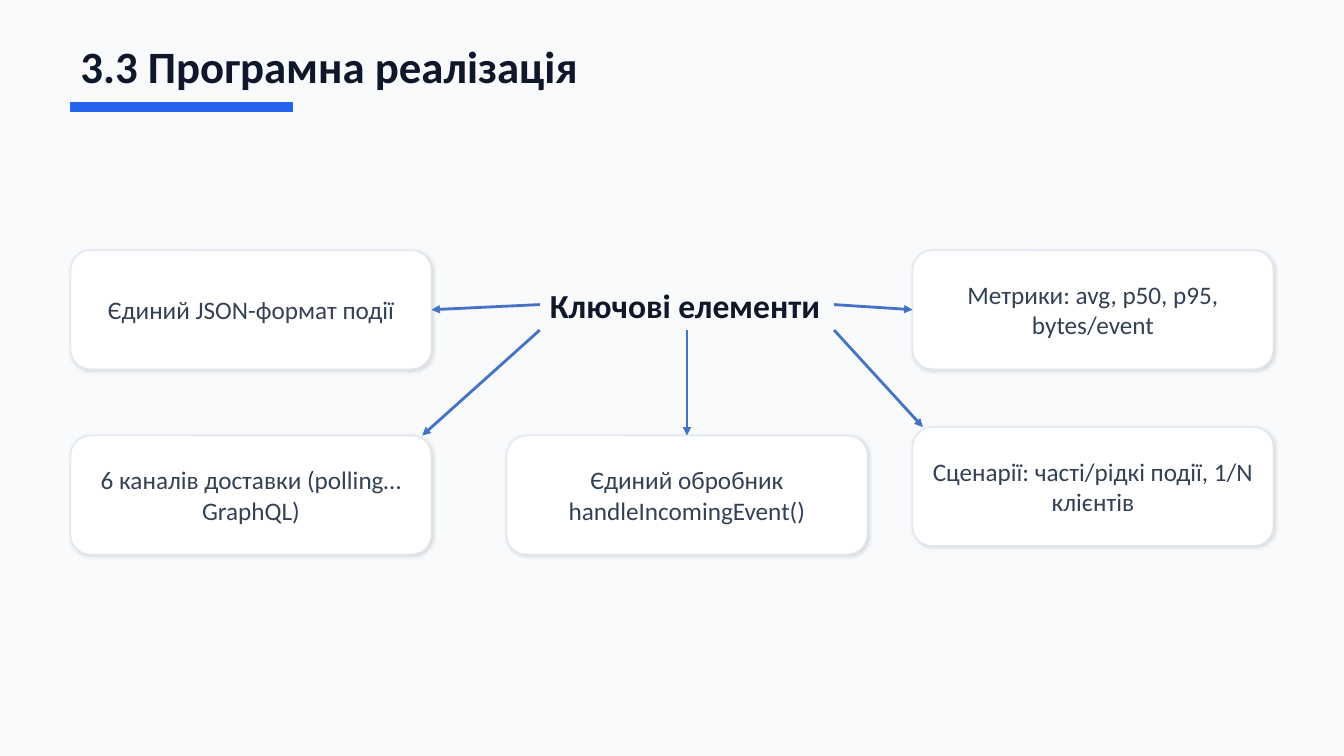
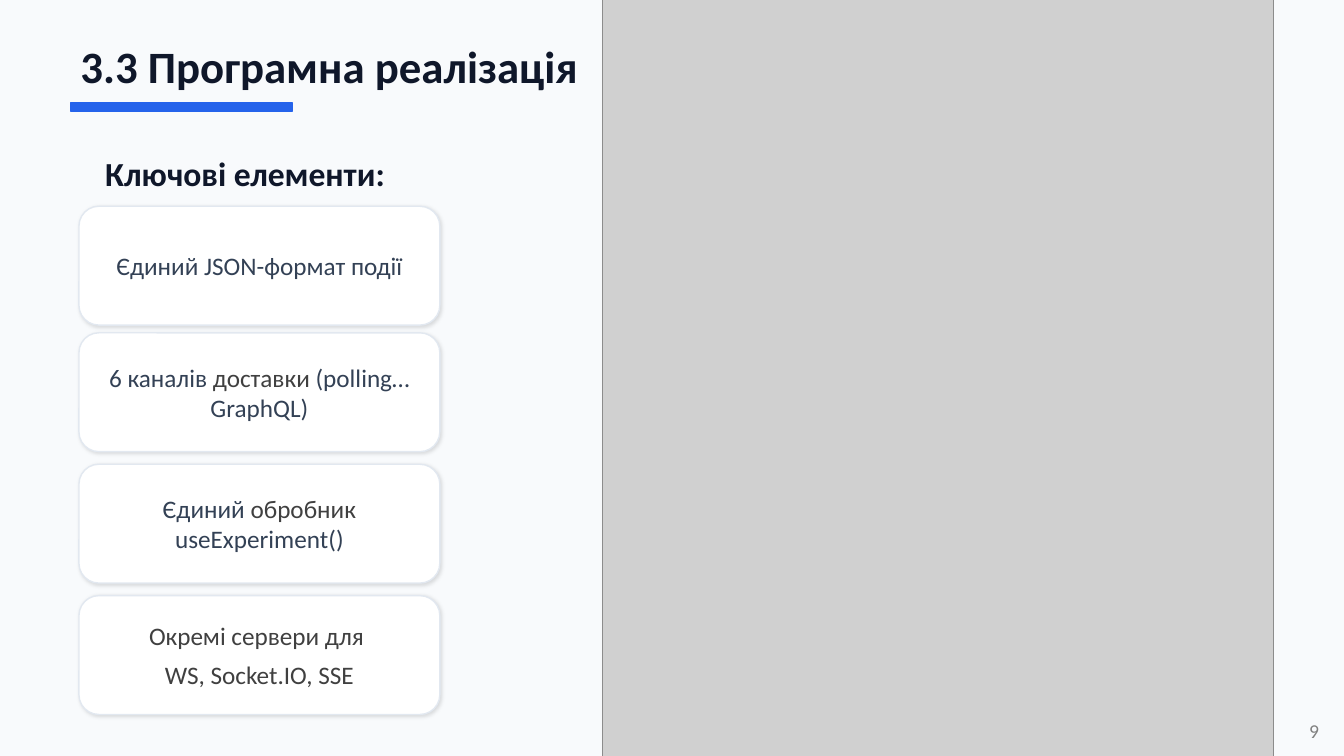
Before and after one commit to femtoF121/diploma-archivation, a slide deck: slide 9 of 2026_М_ПІ_ІПЗм-24-3_Кащенко_Ю_Є.pptx. Drawn at 1344x756 pixels with LibreOffice and Linux fonts; fonts in the diff are those of the drawing; grey boxes stand for pictures. Boxes give left, top, right and bottom in pixels: in the first picture for what was removed or moved away, otherwise in the second. Text is boxed around its words. In the diff, an @@ line names an element or a change of style, - is before the commit and + after.

```diff
--- a/2026_М_ПІ_ІПЗм-24-3_Кащенко_Ю_Є.pptx
+++ b/2026_М_ПІ_ІПЗм-24-3_Кащенко_Ю_Є.pptx
@@ picture added at <box>603,0,1273,756</box> @@
@@ text at <box>105,162,385,187</box>: text changed @@
-Ключові елементи
+Ключові елементи:
@@ rounded rectangle "Єдиний JSON-формат події": place and size @@
-rounded rectangle "Єдиний JSON-формат події" at <box>71,250,432,369</box>
+rounded rectangle "Єдиний JSON-формат події" at <box>79,207,440,326</box>
@@ rounded rectangle removed at <box>912,250,1273,369</box> @@
-Метрики: avg, p50, p95, bytes/event
@@ arrow removed from (540, 304) to (432, 310) @@
@@ arrow removed from (834, 304) to (912, 310) @@
@@ rounded rectangle "6 каналів доставки (polling…GraphQL)": place and size @@
-rounded rectangle "6 каналів доставки (polling…GraphQL)" at <box>71,436,432,555</box>
+rounded rectangle "6 каналів доставки (polling…GraphQL)" at <box>79,333,440,452</box>
@@ rounded rectangle "6 каналів доставки (polling…GraphQL)" at <box>79,333,440,452</box>: text colour #334155 to #404040 in "доставки" @@
@@ arrow removed from (540, 330) to (422, 436) @@
@@ arrow removed from (687, 330) to (687, 436) @@
@@ arrow removed from (834, 330) to (924, 427) @@
@@ rounded rectangle removed at <box>912,427,1273,546</box> @@
-Сценарії: часті/рідкі події, 1/N клієнтів
@@ rounded rectangle "Єдиний обробник useExperiment()": place and size @@
-rounded rectangle "Єдиний обробник useExperiment()" at <box>506,436,867,555</box>
+rounded rectangle "Єдиний обробник useExperiment()" at <box>79,465,440,584</box>
@@ text in rounded rectangle at <box>163,501,356,552</box>: text changed @@
-Єдиний обробник handleIncomingEvent()
+Єдиний обробник useExperiment()
@@ rounded rectangle added at <box>79,596,440,715</box>, fill #FFFFFF, outline #E2E8F0 1 pt, 18 pt, text #404040 @@
+Окремі сервери для
+WS, Socket.IO, SSE
@@ text added at <box>1309,725,1319,738</box>, 14 pt, text #808080 @@
+9
```
Also in this commit, not shown: 8 other slides changed, 3 slides added, 1 slide removed.
